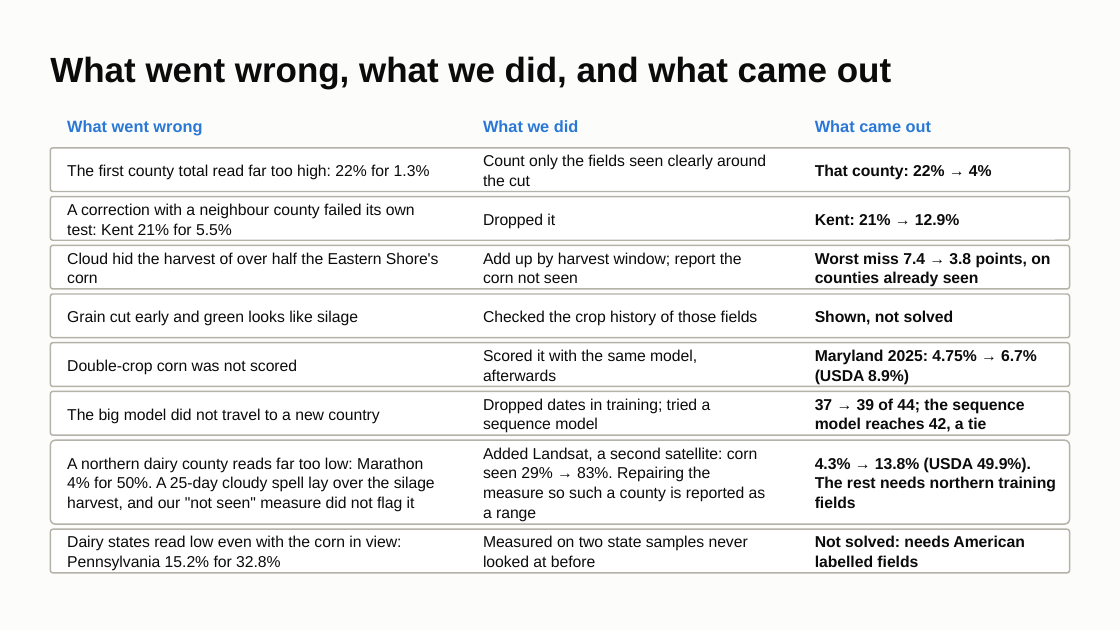
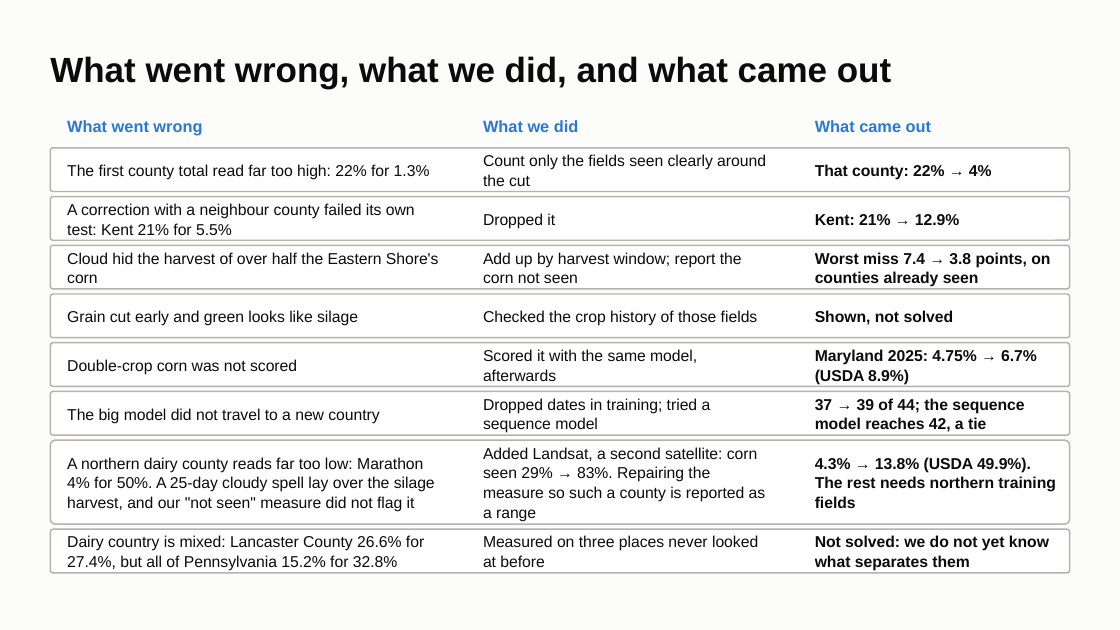
Before and after one commit to ChenSiyun1234/FieldVision, a slide deck: slide 15 of handoff/presentation/FieldVision_model_story.pptx. Drawn at 1120x630 pixels with LibreOffice and Linux fonts; fonts in the diff are those of the drawing. Boxes give left, top, right and bottom in pixels: in the first picture for what was removed or moved away, otherwise in the second. Text is boxed around its words. In the diff, an @@ line names an element or a change of style, - is before the commit and + after.

```diff
--- a/handoff/presentation/FieldVision_model_story.pptx
+++ b/handoff/presentation/FieldVision_model_story.pptx
@@ text at bbox=[67, 535, 424, 571]: text changed @@
-Dairy states read low even with the corn in view: Pennsylvania 15.2% for 32.8%
+Dairy country is mixed: Lancaster County 26.6% for 27.4%, but all of Pennsylvania 15.2% for 32.8%
@@ text at bbox=[483, 535, 758, 567]: text changed @@
-Measured on two state samples never looked at before
+Measured on three places never looked at before
@@ text at bbox=[815, 535, 1049, 571]: text changed @@
-Not solved: needs American labelled fields
+Not solved: we do not yet know what separates them
```
Also in this commit, not shown: 4 other slides changed, 2 other files.
